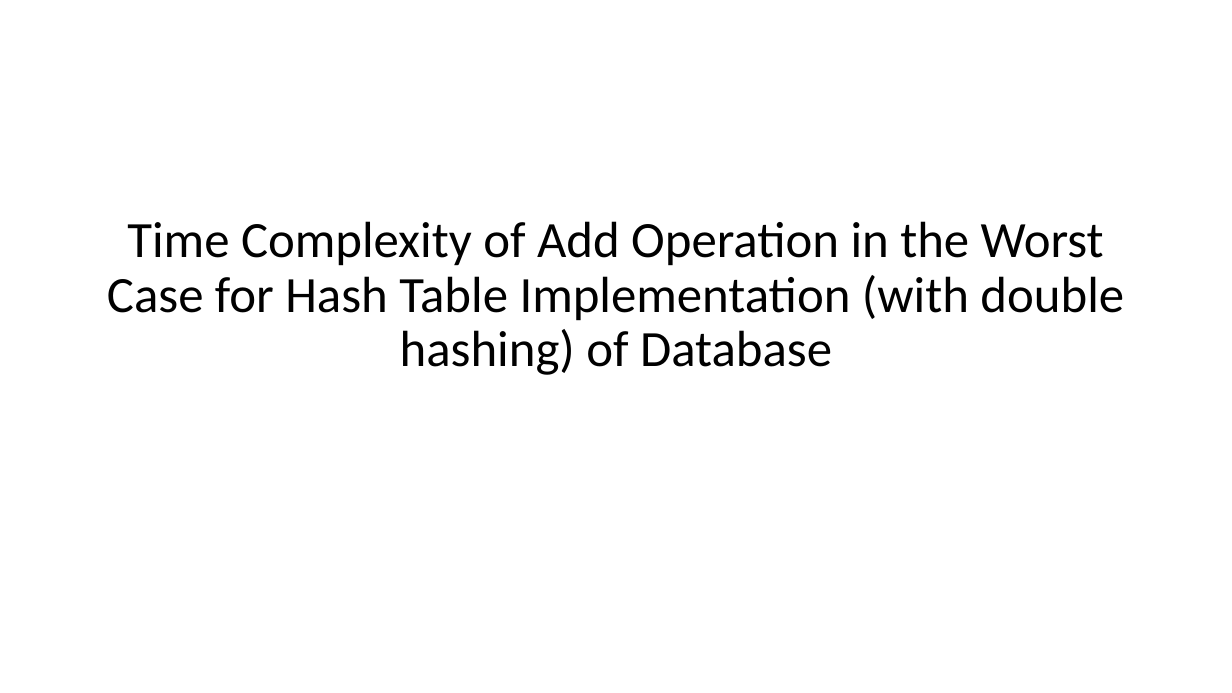
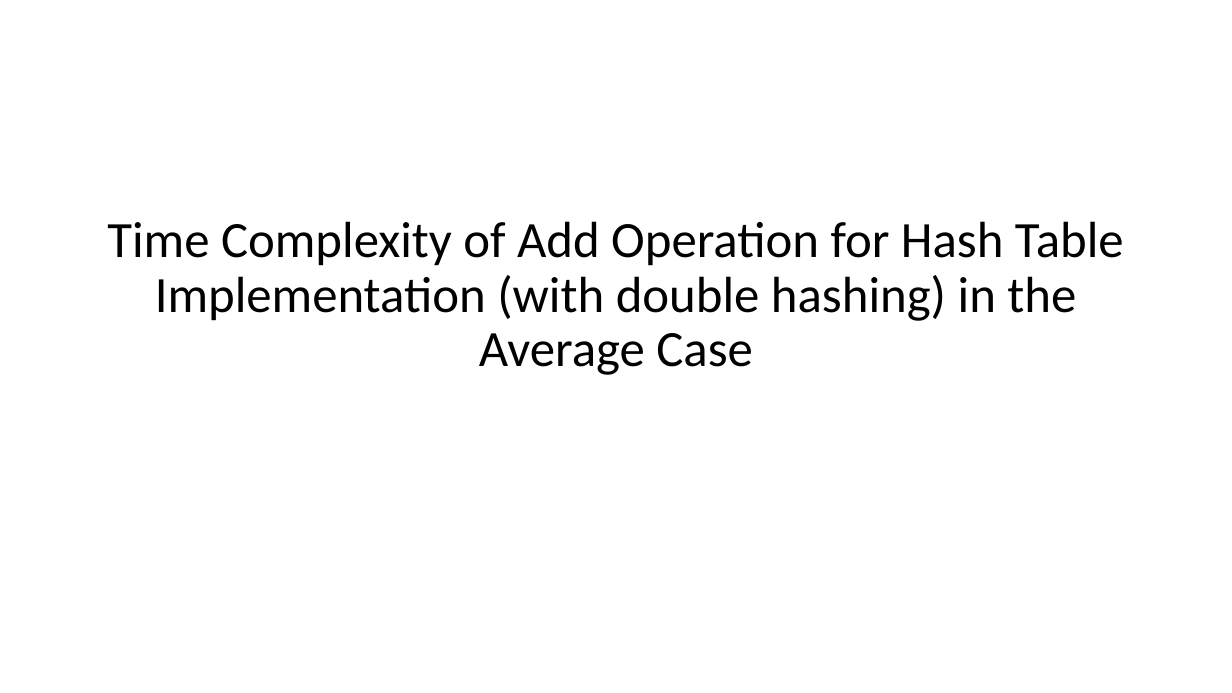
Before and after one commit to jpvail/PasswordVault, a slide deck: slide 3 of PreformanceAnalysis.pptx (slide 2 before the commit). Drawn at 1232x693 pixels with LibreOffice and Linux fonts; fonts in the diff are those of the drawing. Boxes give left, top, right and bottom in pixels: in the first picture for what was removed or moved away, otherwise in the second. Text is boxed around its words. In the diff, an @@ line names an element or a change of style, - is before the commit and + after.

```diff
--- a/PreformanceAnalysis.pptx
+++ b/PreformanceAnalysis.pptx
@@ title at (107, 221, 1124, 375): text changed @@
-Time Complexity of Add Operation in the Worst Case for Hash Table Implementation (with double hashing) of Database
+Time Complexity of Add Operation for Hash Table Implementation (with double hashing) in the Average Case
```
Also in this commit, not shown: 8 other slides changed, 1 slide added, 14 other files.
